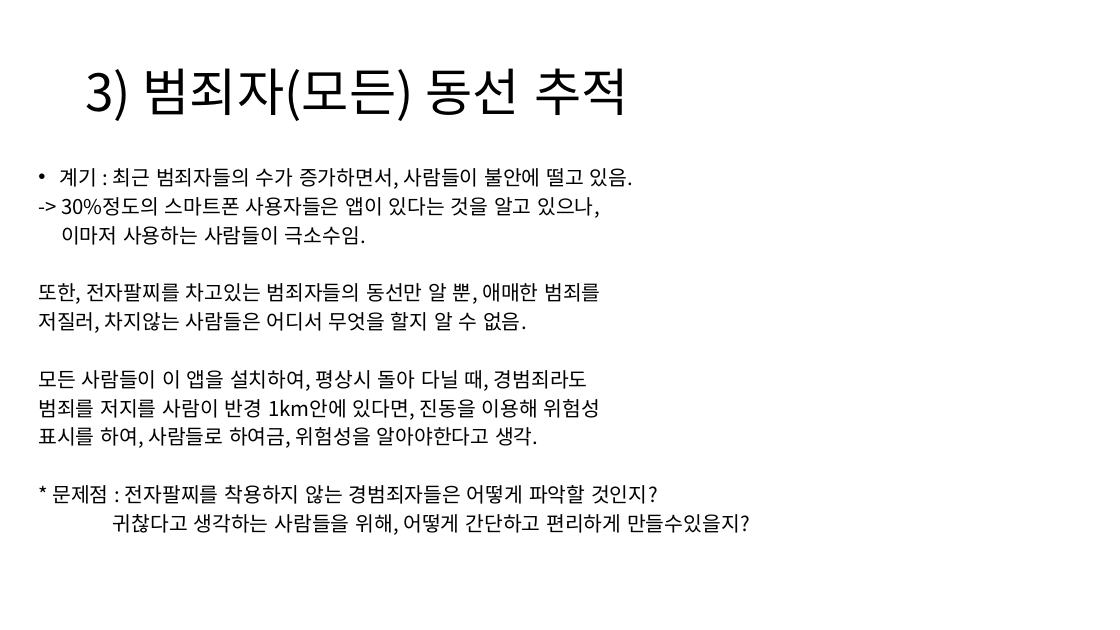
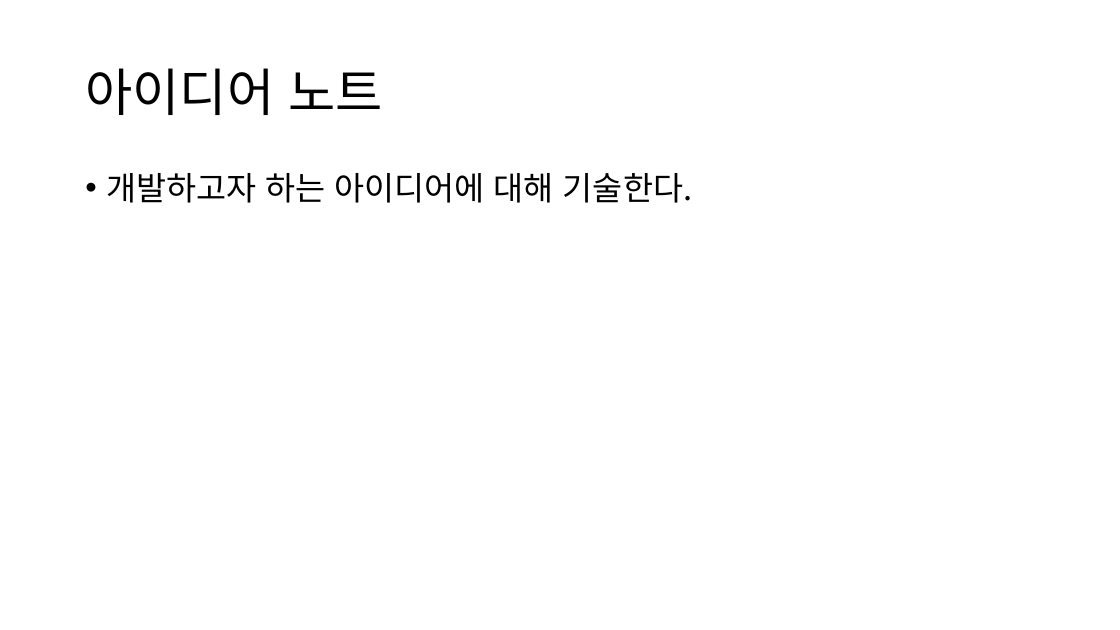
Before and after one commit to ChaeSung-Lee/DJ_InternShip, a slide deck: slide 4 of Project_BnC.pptx (slide 6 before the commit). Drawn at 1120x630 pixels with LibreOffice and Linux fonts; fonts in the diff are those of the drawing. Boxes give left, top, right and bottom in pixels: in the first picture for what was removed or moved away, otherwise in the second. Text is boxed around its words. In the diff, an @@ line names an element or a change of style, - is before the commit and + after.

```diff
--- a/Project_BnC.pptx
+++ b/Project_BnC.pptx
@@ title at box(85, 68, 383, 115): text changed @@
-3) 범죄자(모든) 동선 추적
+아이디어 노트
@@ text at box(106, 173, 692, 203): text changed; size 17.5 to 28 pt @@
-• 계기 : 최근 범죄자들의 수가 증가하면서, 사람들이 불안에 떨고 있음.
--> 30%정도의 스마트폰 사용자들은 앱이 있다는 것을 알고 있으나,
-이마저 사용하는 사람들이 극소수임.
-또한, 전자팔찌를 차고있는 범죄자들의 동선만 알 뿐, 애매한 범죄를
-저질러, 차지않는 사람들은 어디서 무엇을 할지 알 수 없음.
-모든 사람들이 이 앱을 설치하여, 평상시 돌아 다닐 때, 경범죄라도
-범죄를 저지를 사람이 반경 1km안에 있다면, 진동을 이용해 위험성
-표시를 하여, 사람들로 하여금, 위험성을 알아야한다고 생각.
-* 문제점 : 전자팔찌를 착용하지 않는 경범죄자들은 어떻게 파악할 것인지?
-귀찮다고 생각하는 사람들을 위해, 어떻게 간단하고 편리하게 만들수있을지?
+• 개발하고자 하는 아이디어에 대해 기술한다.
```
Also in this commit, not shown: 1 other slide changed, 8 slides added, 10 slides removed.
